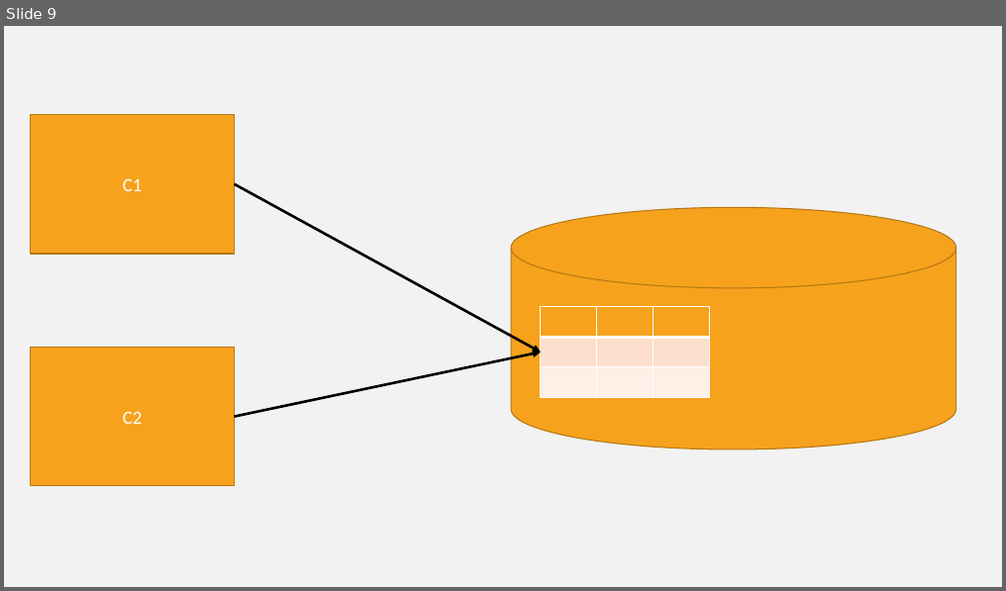
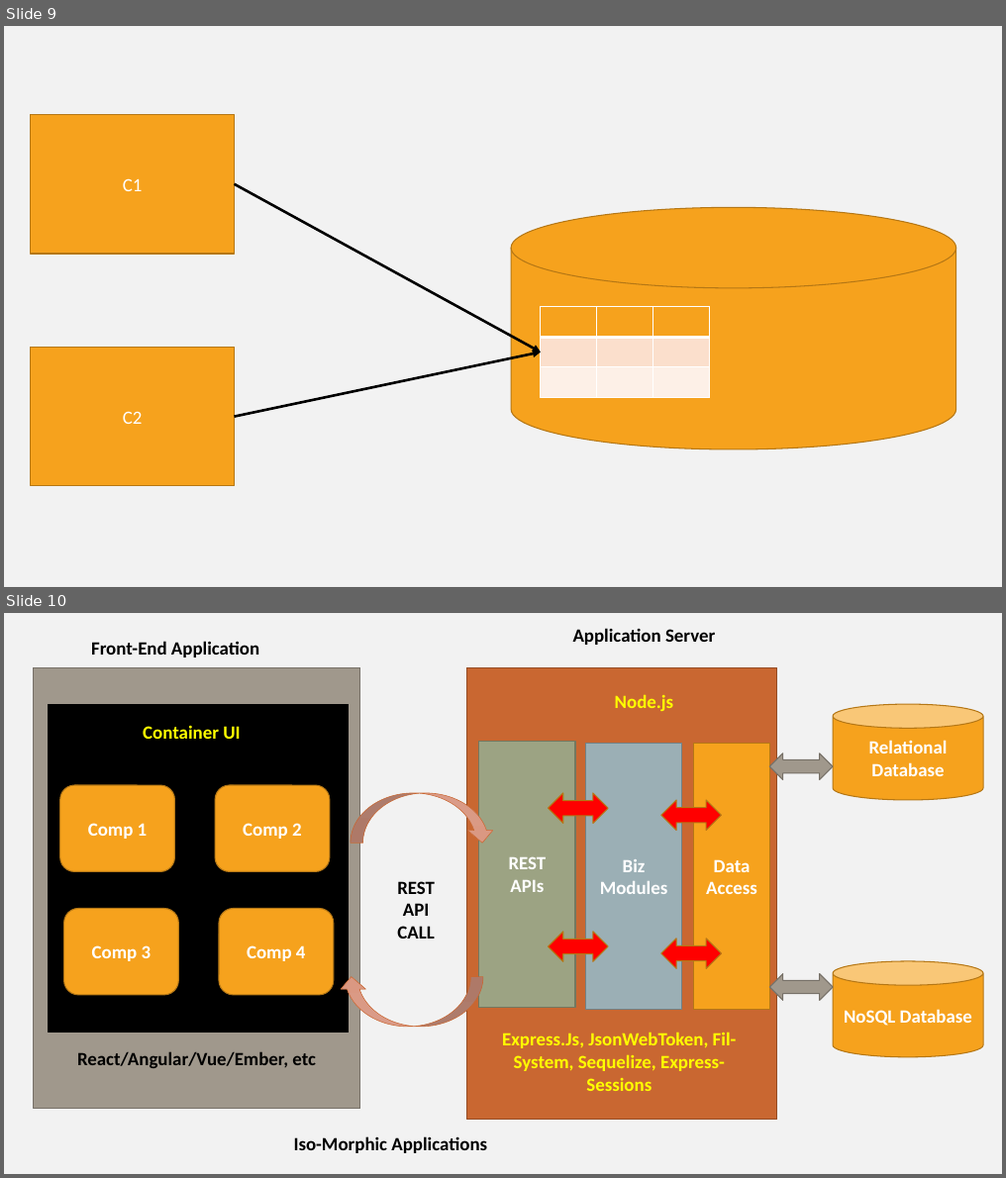
Before and after one commit to Vanshika3003/blazeclan_training, a slide deck: training_images.pptx. Shown one above the other, each under a label of ours: slide 9 before the commit, slides 9 and 10 after it. The pictures are 1006x591 and 1006x1178 pixels, drawn with LibreOffice and Linux fonts; fonts in the diff are those of the drawing. Boxes give left, top, right and bottom in pixels: in the first picture for what was removed or moved away, otherwise in the second. Text is boxed around its words. In the diff, an @@ line names an element or a change of style, - is before the commit and + after.

```diff
--- a/training_images.pptx
+++ b/training_images.pptx
@@ slide 10 added at (4,613,1002,1174), background #F2F2F2 @@
@@ text added at (91,641,259,658), 18 pt, text #000000, bold @@
+Front-End Application
@@ text added at (573,628,715,645), 18 pt, text #000000, bold @@
+Application Server
@@ rectangle added at (34,667,360,1109), fill #A0988C, outline #767068 1 pt @@
@@ rectangle added at (467,667,777,1120), fill #C96731, outline #954C24 1 pt @@
@@ text added at (615,695,674,711), 18 pt, text #FFFF00, bold @@
+Node.js
@@ rectangle added at (48,704,349,1033), fill #000000, outline #000000 1 pt @@
@@ text added at (143,725,240,739), 18 pt, text #FFFF00, bold @@
+Container UI
@@ cylinder added at (833,704,983,800), fill #F6A21D, outline #B67815 1 pt, 18 pt, text #FFFFFF, bold @@
+Relational
+Database
@@ rectangle added at (479,741,576,1008), fill #9CA383, outline #737961 1 pt, 18 pt, text #FFFFFF, bold @@
+REST
+APIs
@@ rectangle added at (586,743,682,1009), fill #9BAFB5, outline #738186 1 pt, 18 pt, text #FFFFFF, bold @@
+Biz
+Modules
@@ rectangle added at (694,743,770,1009), fill #F6A21D, outline #B67815 1 pt, 18 pt, text #FFFFFF, bold @@
+Data
+Access
@@ left right arrow added at (770,754,833,780), fill #A0988C, outline #767068 1 pt @@
@@ rounded rectangle added at (60,785,174,872), fill #F6A21D, outline #B67815 1 pt, 18 pt, text #FFFFFF, bold @@
+Comp 1
@@ rounded rectangle added at (215,785,330,872), fill #F6A21D, outline #B67815 1 pt, 18 pt, text #FFFFFF, bold @@
+Comp 2
@@ curved down arrow added at (350,793,495,844), fill gradient #DB9C89 to #DA9882, outline #C96731 0.5 pt @@
@@ left right arrow added at (548,793,608,823), fill #FF0000, outline #B67815 1 pt @@
@@ left right arrow added at (661,800,721,830), fill #FF0000, outline #B67815 1 pt @@
@@ rounded rectangle added at (63,909,178,995), fill #F6A21D, outline #B67815 1 pt, 18 pt, text #FFFFFF, bold @@
+Comp 3
@@ rounded rectangle added at (219,909,334,995), fill #F6A21D, outline #B67815 1 pt, 18 pt, text #FFFFFF, bold @@
+Comp 4
@@ text added at (397,881,435,939), 18 pt, text #000000, bold @@
+REST
+API
+CALL
@@ left right arrow added at (548,932,608,961), fill #FF0000, outline #B67815 1 pt @@
@@ left right arrow added at (661,939,721,968), fill #FF0000, outline #B67815 1 pt @@
@@ cylinder added at (833,961,983,1058), fill #F6A21D, outline #B67815 1 pt, 18 pt, text #FFFFFF, bold @@
+NoSQL Database
@@ curved down arrow added at (339,977,483,1027), fill gradient #DB9C89 to #DA9882, outline #C96731 0.5 pt @@
@@ left right arrow added at (770,973,833,1000), fill #A0988C, outline #767068 1 pt @@
@@ text added at (77,1052,316,1068), 18 pt, text #000000, bold @@
+React/Angular/Vue/Ember, etc
@@ text added at (502,1033,737,1091), 18 pt, text #FFFF00, bold @@
+Express.Js, JsonWebToken, Fil-System, Sequelize, Express-Sessions
@@ text added at (294,1137,487,1154), 18 pt, text #000000, bold @@
+Iso-Morphic Applications
```
Also in this commit, not shown: 8 other files.
